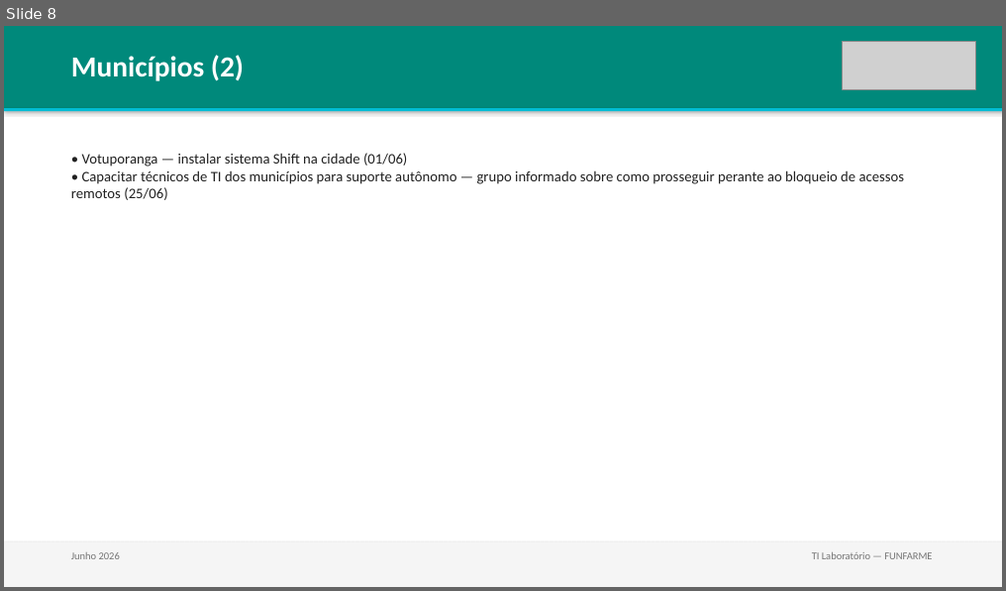
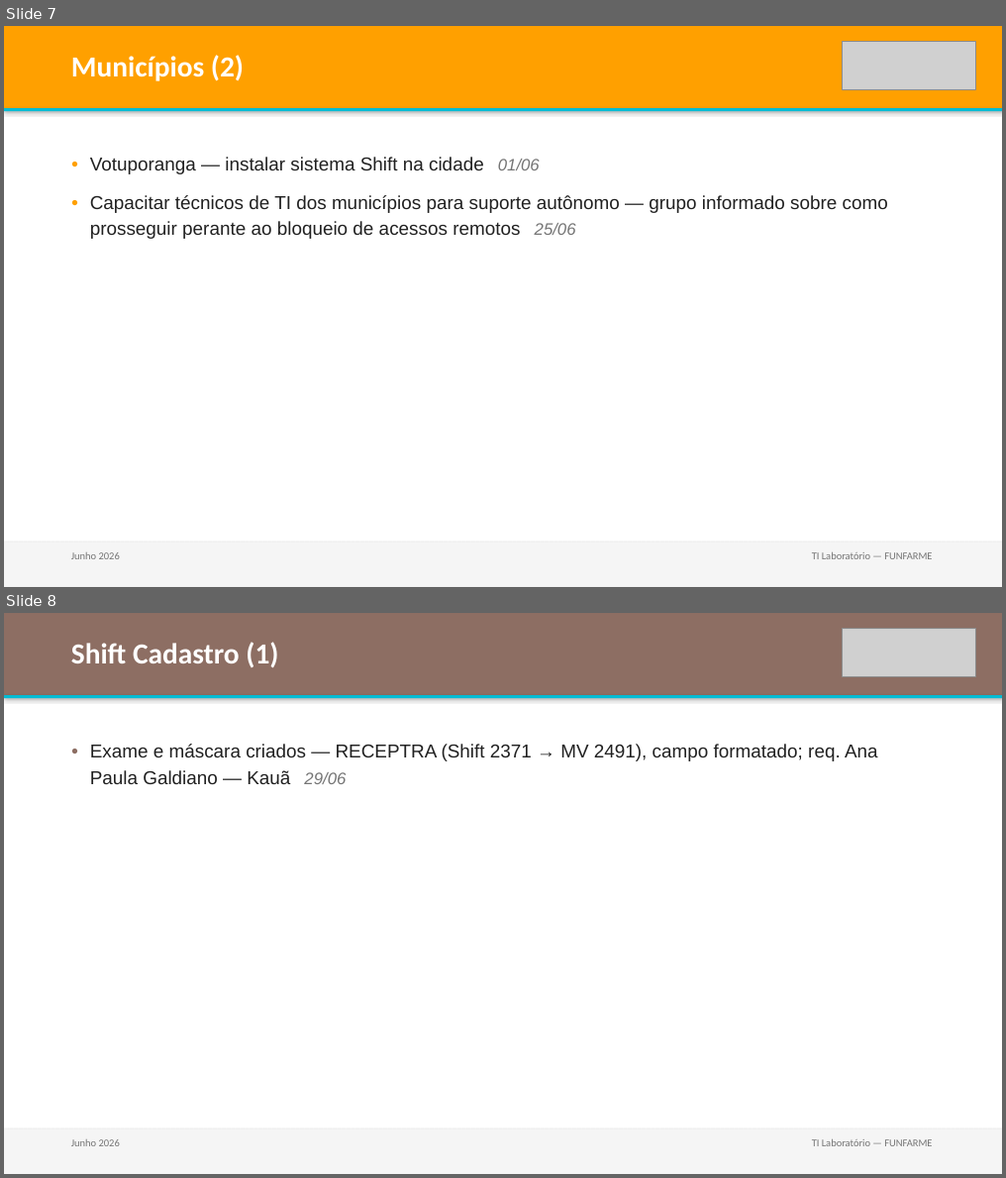
Before and after one commit to lab-central-hb/funfarme-kb, a slide deck: reports/2026-06_resumo-mensal.pptx. Shown one above the other, each under a label of ours: slide 8 before the commit, slides 7 and 8 after it. The pictures are 1006x591 and 1006x1178 pixels, drawn with LibreOffice and Linux fonts; fonts in the diff are those of the drawing; grey boxes stand for pictures. Boxes give left, top, right and bottom in pixels: in the first picture for what was removed or moved away, otherwise in the second. Text is boxed around its words. In the diff, an @@ line names an element or a change of style, - is before the commit and + after.

Commit message:
feat: melhora template do relatório mensal e documenta fluxo de máscaras
- gera-relatorio.py: gráficos nativos (barras/colunas) em vez de texto,
  cores por categoria, listas com marcadores reais, layout em 2 colunas
  para categorias com muitas tarefas, correção do bug que quebrava as
  logos ao clonar slides (relação de imagem não era recriada)
- remove slide de distribuição semanal do PPTX (não usado)
- portal: checklist do fluxo completo de criação de máscara e tabela
  de assinaturas de laboratórios de apoio (Hermes Pardini, DB, Fleury,
  Instituto Adolfo Lutz)
- regenera relatório de junho/2026 com o novo template

```diff
--- a/reports/2026-06_resumo-mensal.pptx
+++ b/reports/2026-06_resumo-mensal.pptx
@@ slide 8 added at bbox=[4, 613, 1002, 1174], background #FFFFFF @@
@@ rectangle added at bbox=[4, 613, 1002, 695], fill #8D6E63 @@
@@ text added at bbox=[71, 642, 278, 667], 28 pt, text #FFFFFF, bold @@
+Shift Cadastro (1)
@@ picture added at bbox=[843, 628, 976, 676] @@
@@ rectangle added at bbox=[4, 695, 1002, 698], fill #00BCD4 @@
@@ text added at bbox=[90, 744, 878, 784], 18 pt, text #212121 @@
+● Exame e máscara criados — RECEPTRA (Shift 2371 → MV 2491), campo formatado; req. Ana Paula Galdiano — Kauã 29/06
@@ rectangle added at bbox=[4, 1130, 1002, 1174], fill #F5F5F5 @@
@@ text added at bbox=[71, 1140, 120, 1147], 10 pt, text #757575 @@
+Junho 2026
@@ text added at bbox=[812, 1140, 932, 1147], 10 pt, text #757575 @@
+TI Laboratório — FUNFARME
@@ what was slide 8 is now slide 7 @@
@@ slide 7 changed as well @@
@@ rectangle at bbox=[4, 26, 1002, 108]: fill #00897B to #FFA000 @@
@@ text at bbox=[90, 157, 888, 239]: text changed; size 14 to 18 pt; font Calibri to Arial @@
-• Votuporanga — instalar sistema Shift na cidade (01/06)
-• Capacitar técnicos de TI dos municípios para suporte autônomo — grupo informado sobre como prosseguir perante ao bloqueio de acessos remotos (25/06)
+● Votuporanga — instalar sistema Shift na cidade 01/06
+● Capacitar técnicos de TI dos municípios para suporte autônomo — grupo informado sobre como prosseguir perante ao bloqueio de acessos remotos 25/06
```
Also in this commit, not shown: 8 other slides changed, 1 slide removed, 5 other files.
